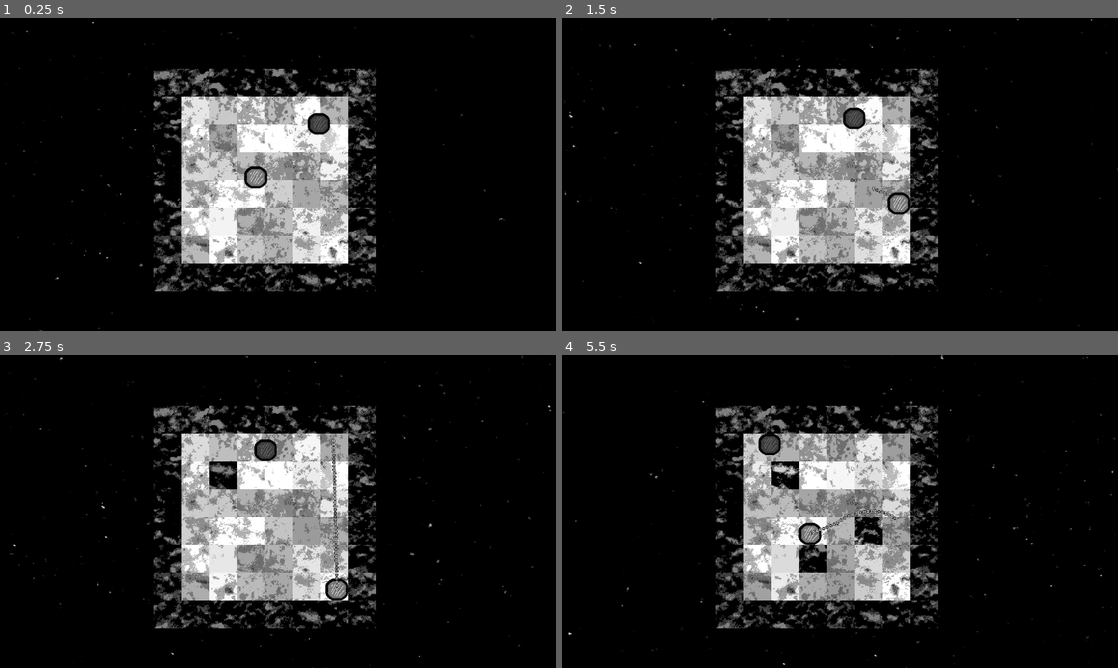
Above: before the commit, frames 1-4 (two rows, left to right).
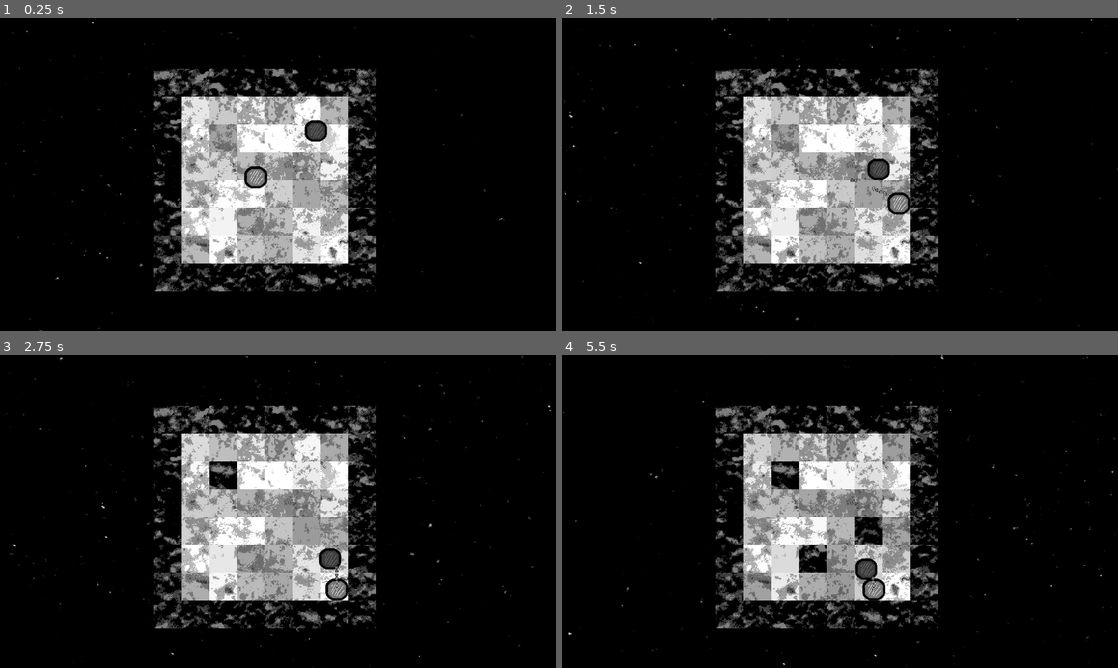
Above: after the commit, the same moments.

Repository: Indivicivet/ludumdare54
Game: Godot game, scene res://ludumdare54.tscn
The game is run twice, just before and just after one commit, with the same random seed, the same clock (stepped at 60 frames per second) and the same inputs.
Inputs (mouse positions are in pixels of both pictures, inside the frame that each line leads up to):
- Up to frame 1 (0.25 s): no input
- Up to frame 2 (1.5 s): move the mouse to (962, 158) at 0.52 s; press the mouse at (962, 158) at 0.53 s; hold Right (right) 0.53-1.28 s; move the mouse to (728, 190) at 1.27 s; release the mouse at (728, 190) at 1.28 s; hold Down (down) from 1.28 s (still down); click (728, 190) at 1.35 s
- Up to frame 3 (2.75 s): move the mouse to (333, 442) at 2.02 s; release Down (down) at 2.03 s; press the mouse at (333, 442) at 2.03 s; hold Right (right) from 2.03 s (still down)
- Up to frame 4 (5.5 s): move the mouse to (812, 574) at 2.77 s; release Right (right) at 2.78 s; release the mouse at (812, 574) at 2.78 s; hold Up (up) 2.78-3.53 s; click (812, 574) at 2.85 s; move the mouse to (1006, 558) at 3.52 s; press the mouse at (1006, 558) at 3.53 s; hold Left (left) 3.53-5.03 s; move the mouse to (673, 464) at 4.27 s; release the mouse at (673, 464) at 4.28 s; click (673, 464) at 4.35 s; move the mouse to (867, 511) at 5.02 s; press the mouse at (867, 511) at 5.03 s; hold Down (down) from 5.03 s (still down)

The runs differ from the first frame. In frame 1, 0.3% of the frame differs, in the area x 54-60%, y 30-40%; in frame 2, 0.5%; in frame 3, 0.7%; in frame 4, 1.4%, in the area x 35-61%, y 25-79%.

Commit message:
enemy finds you and chases you!

Diff:
--- a/ludumdare54.tscn
+++ b/ludumdare54.tscn
@@ -21,7 +21,7 @@
 polygons = Array[PackedInt32Array]([PackedInt32Array(0, 1, 2, 3)])
 outlines = Array[PackedVector2Array]([PackedVector2Array(411, 178, 805, 177, 805, 573, 409, 571)])
 
-[node name="Node2D" type="Node2D"]
+[node name="game_root" type="Node2D"]
 script = ExtResource("1_v3hpp")
 
 [node name="spacescroll" type="Node2D" parent="."]
--- a/scripts/enemy_type1.gd
+++ b/scripts/enemy_type1.gd
@@ -1,12 +1,13 @@
 extends CharacterBody2D
 
 
-const SPEED = 50
+const SPEED = 100
 
 var target_pos = Vector2(0, 0)
 
 
 @onready var navigation_agent = get_node("NavigationAgent2D")
+@onready var player = get_tree().get_root().get_node("game_root").get_node("player")
 
 
 func _ready():
@@ -21,6 +22,7 @@
 
 
 func _physics_process(delta):
+	navigation_agent.target_position = player.global_position
 	if navigation_agent.is_navigation_finished():
 		return
 
